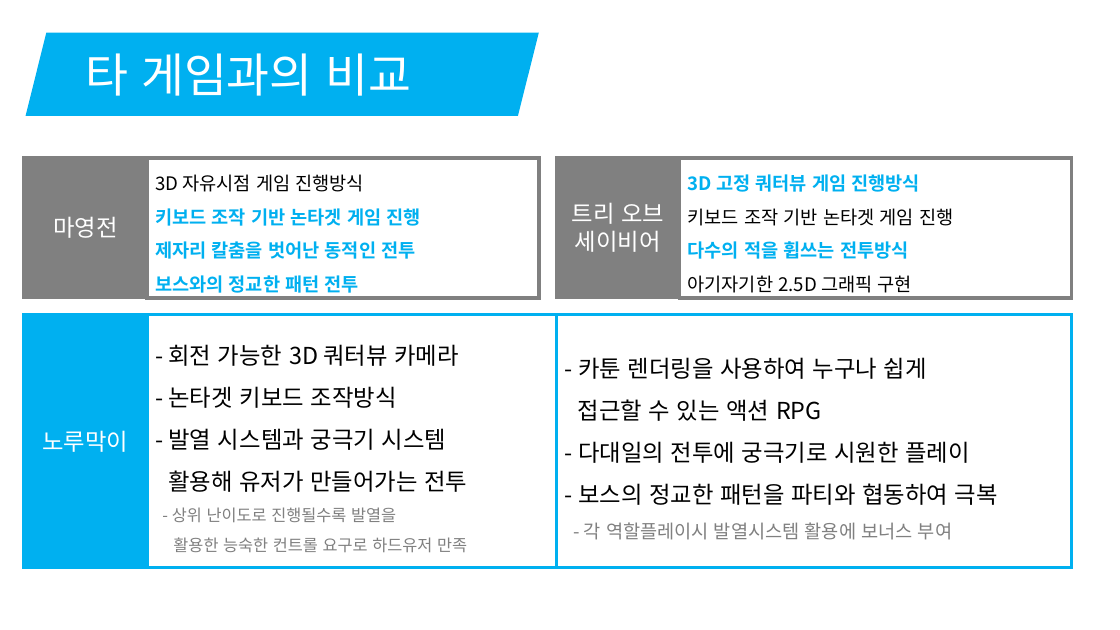
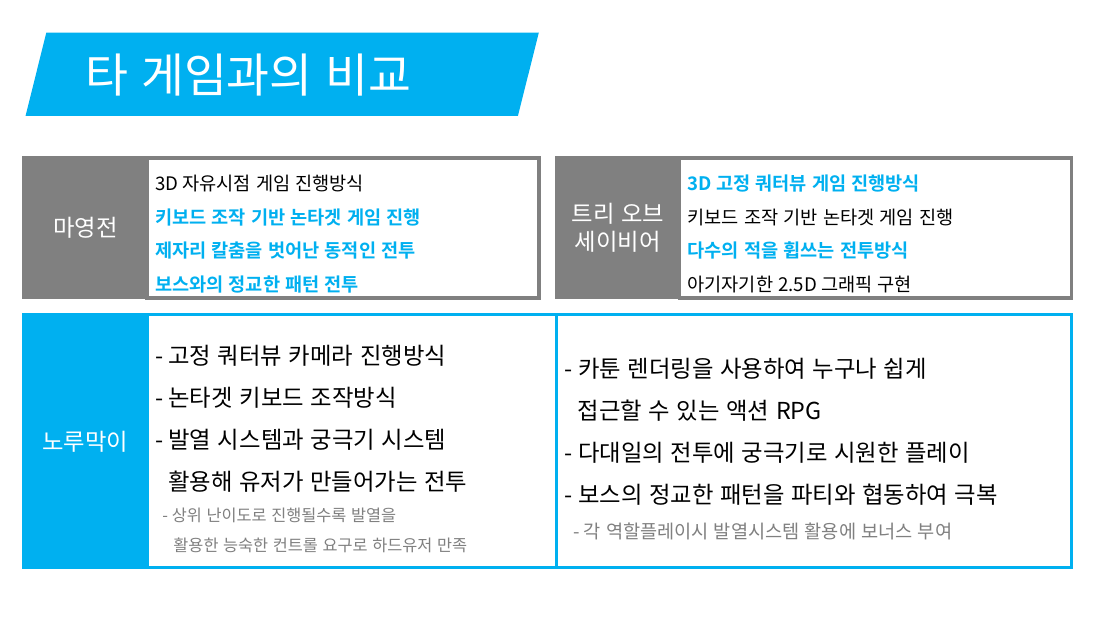
Before and after one commit to korleinster/gamebusdriver, a slide deck: slide 13 of documents/노루막이_김형준_신창섭_홍승필_허지훈.pptx. Drawn at 1120x630 pixels with LibreOffice and Linux fonts; fonts in the diff are those of the drawing; background and template pictures are left out. Boxes give left, top, right and bottom in pixels: in the first picture for what was removed or moved away, otherwise in the second. Text is boxed around its words. In the diff, an @@ line names an element or a change of style, - is before the commit and + after.

Commit message:
[신창섭]제안서 수정
1. 카메라 내용 변경

```diff
--- a/documents/노루막이_김형준_신창섭_홍승필_허지훈.pptx
+++ b/documents/노루막이_김형준_신창섭_홍승필_허지훈.pptx
@@ text in rectangle at <box>168,344,446,366</box>: text changed @@
-- 회전 가능한 3D 쿼터뷰 카메라
+- 고정 쿼터뷰 카메라 진행방식
```
Also in this commit, not shown: 1 other slide changed.
